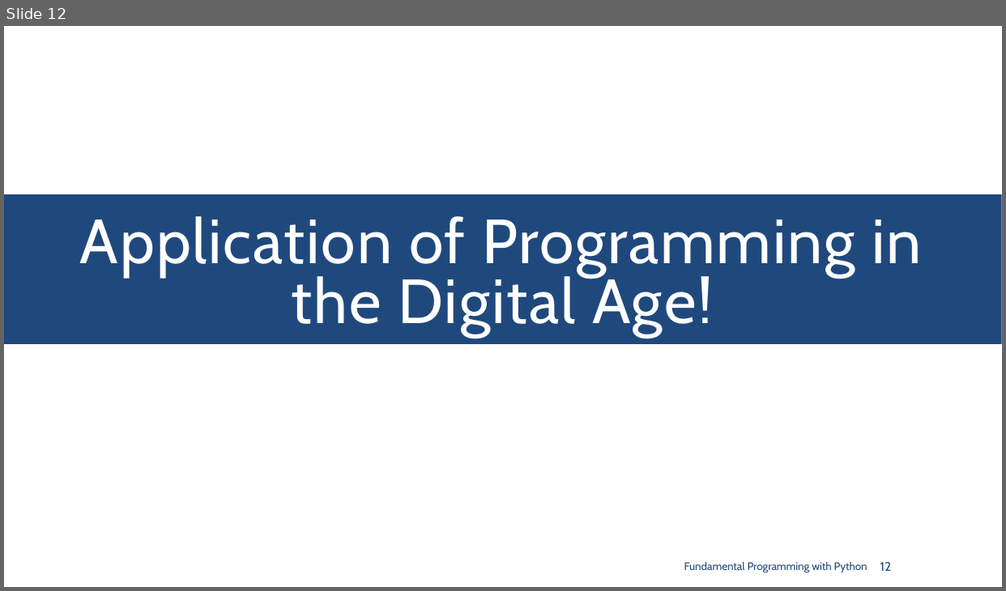
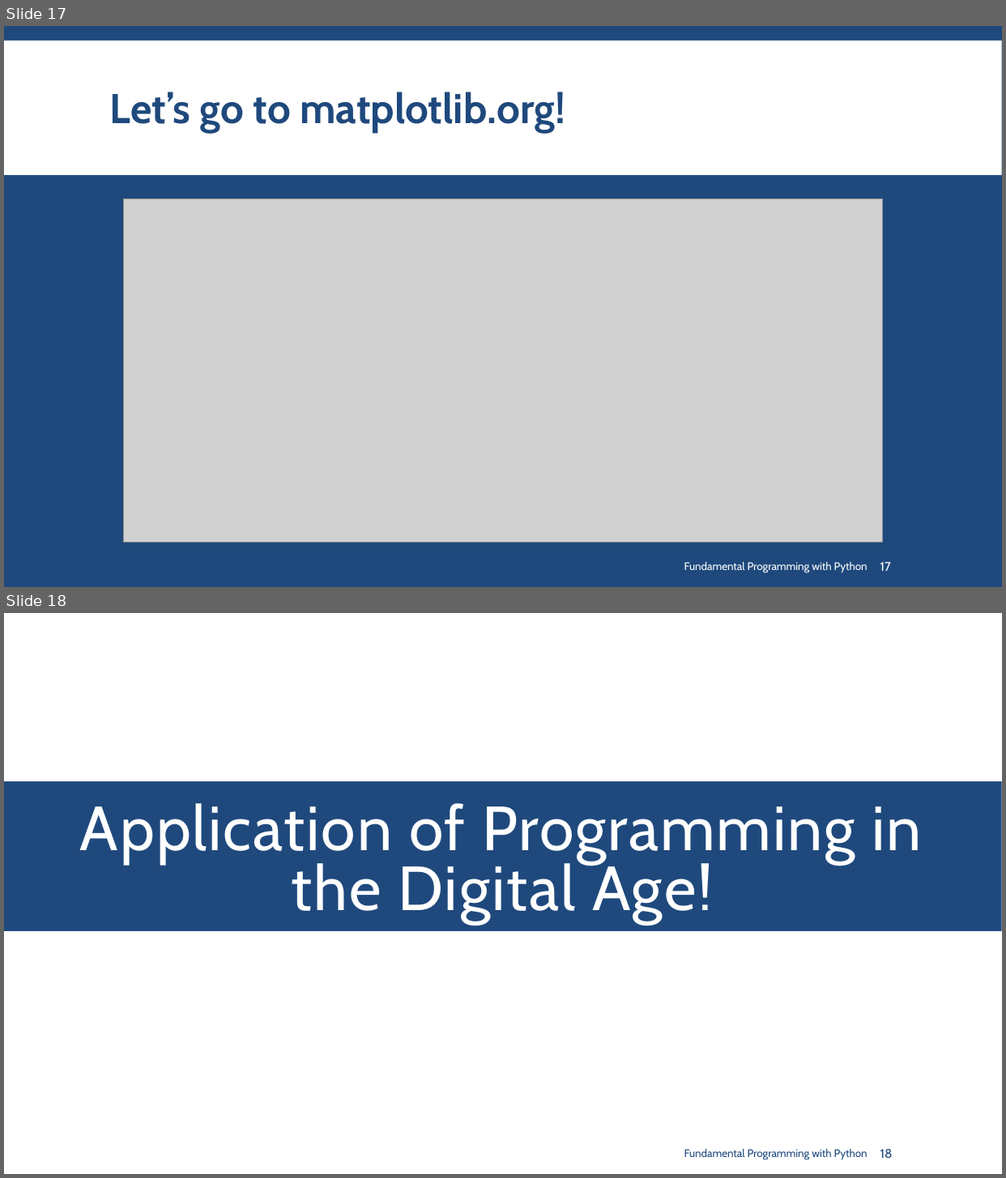
Before and after one commit to SharifPythonSpace/Course1401, a slide deck: Slide/17- Visualization for Presentation and better Understanding.pptx. Shown one above the other, each under a label of ours: slide 12 before the commit, slides 17 and 18 after it. The pictures are 1006x591 and 1006x1178 pixels, drawn with LibreOffice and Linux fonts; fonts in the diff are those of the drawing; grey boxes stand for pictures; background and template pictures are left out. Boxes give left, top, right and bottom in pixels: in the first picture for what was removed or moved away, otherwise in the second. Text is boxed around its words. In the diff, an @@ line names an element or a change of style, - is before the commit and + after.

```diff
--- a/Slide/17- Visualization for Presentation and better Understanding.pptx
+++ b/Slide/17- Visualization for Presentation and better Understanding.pptx
@@ slide 17 added at box(4, 26, 1002, 587), background #1F497D @@
@@ rectangle added at box(4, 41, 1002, 175), fill #FFFFFF @@
@@ title added at box(110, 92, 566, 132), 40 pt, text #1F497D, bold @@
+Let’s go to matplotlib.org!
@@ picture added at box(123, 199, 883, 542) @@
@@ text added at box(684, 562, 867, 574), 10.5 pt, text #FFFFFF @@
+Fundamental Programming with Python
@@ page number added at box(880, 562, 891, 571), 12 pt, text #FFFFFF @@
+17
@@ what was slide 12 is now slide 18 @@
@@ page number at box(880, 1149, 893, 1158): text changed @@
-12
+18
```
Also in this commit, not shown: 7 slides changed, 6 other slides added.
